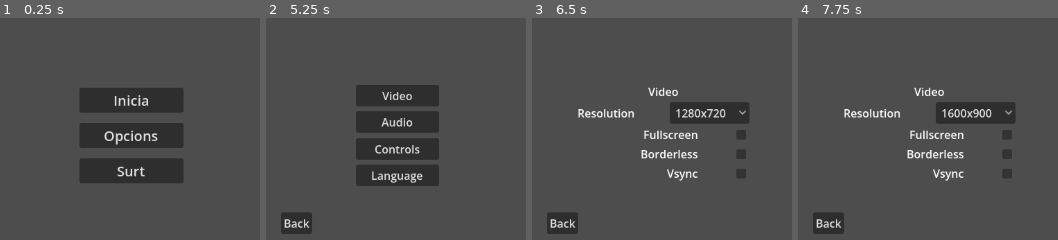
Above: before the commit, frames 1-4 (left to right).
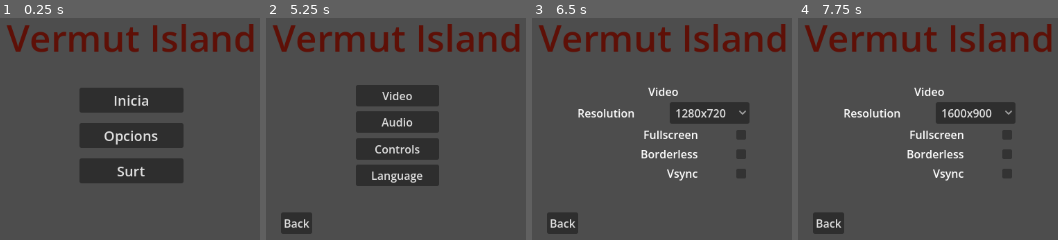
Above: after the commit, the same moments.

Repository: jbp-nextret/vermut-island
Game: Godot game, scene res://Scenes/MainMenu.tscn
Same seed, same stepped clock (60 frames per second), same inputs: the game is played once before the commit and once after it.
Inputs (mouse positions are in pixels of both pictures, inside the frame that each line leads up to):
- Up to frame 1 (0.25 s): no input
- Up to frame 2 (5.25 s): click "Inicia" at 0.5 s; click "Surt" at 1.25 s; click "Inicia" at 2 s; click "Surt" at 2.75 s; click "Inicia" at 3.5 s; click "Surt" at 4.25 s; click "Opcions" at 5 s
- Up to frame 3 (6.5 s): click "Video" at 5.75 s
- Up to frame 4 (7.75 s): click "1280x720" at 6.5 s; click (1006, 153) at 7.25 s

The runs differ from the first frame. In frame 1, 4.1% of the frame differs, in the area x 2-98%, y 2-16%; in frame 2, 4.1%; in frame 3, 4.1%; in frame 4, 4.1%.

Commit message:
#2 UI Menú principal implementat

Diff:
--- a/Scenes/MainMenu.tscn
+++ b/Scenes/MainMenu.tscn
@@ -471,6 +471,22 @@
 grow_vertical = 0
 text = "Back"
 
+[node name="Label" type="Label" parent="." unique_id=1476490782]
+layout_mode = 1
+anchors_preset = 5
+anchor_left = 0.5
+anchor_right = 0.5
+offset_left = -180.0
+offset_top = 146.0
+offset_right = 180.0
+offset_bottom = 219.0
+grow_horizontal = 2
+theme_override_colors/font_color = Color(0.36804634, 0.0632562, 0.02836297, 1)
+theme_override_colors/font_shadow_color = Color(0, 0, 0, 0)
+theme_override_colors/font_outline_color = Color(0, 0, 0, 1)
+theme_override_font_sizes/font_size = 53
+text = "Vermut Island"
+
 [connection signal="pressed" from="Menu/Control/Start" to="Menu" method="_on_start_button_pressed"]
 [connection signal="pressed" from="Menu/Control2/Options" to="Menu" method="_on_options_button_pressed"]
 [connection signal="pressed" from="Menu/Control3/Quit" to="Menu" method="_on_quit_button_pressed"]
